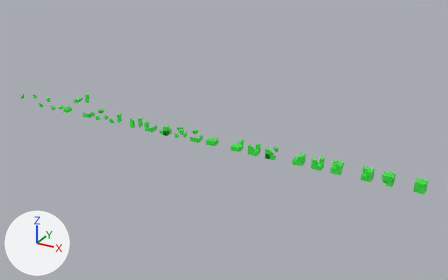
Renders of the glTF model minecraft/project/assets/MC_CIRCLE_16.glb from each side of a commit.
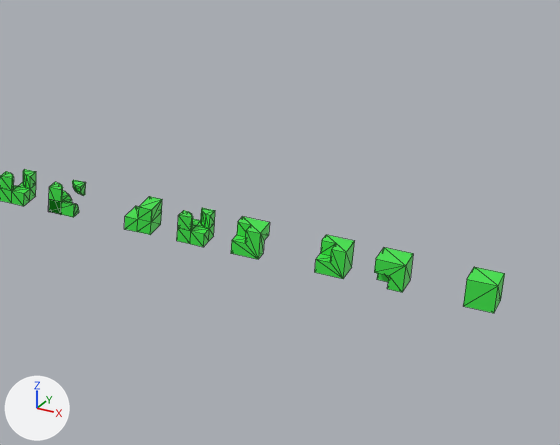
The first picture shows the older version from a camera (50 mm lens) standing at (-13.0, -60.4, 27.2) and looking at (-43.9, -4.2, -0.9). The close-ups show the older and then the newer version on the part from 55% to 100% of the width and 29% to 86% of the height of that picture. Only the edits that show in the close-ups are written down. The axes (+X, +Y, +Z) are drawn at lower left. The lights are the same throughout. The close-ups show mesh edges as thin lines. Vertices at exactly the same position are counted once.

In view in the first close-up: '01010111_circle', '01011011_circle', '01011111_circle', '01101111_circle', '11101011_circle', '11101111_circle', '11111110_circle', '11111111_circle'.
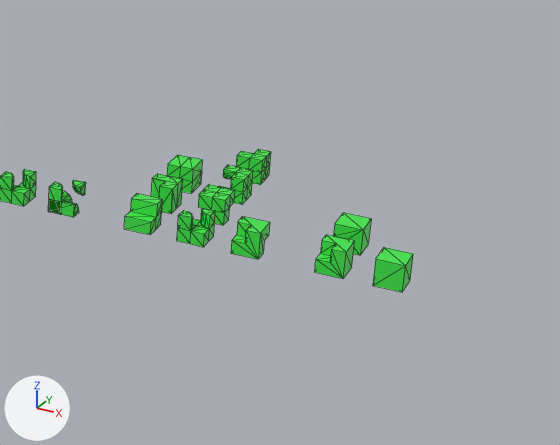
Pixel boxes [x1, y1, x2, y2] of what changed, in the close-ups (560 x 445 px):
```json
{"object": "11111111_circle", "change": "moved", "before": [463, 267, 505, 313], "after": [373, 247, 413, 292]}
{"object": "11111110_circle", "change": "moved", "before": [374, 247, 413, 292], "after": [334, 213, 371, 255]}
{"object": "01101111_circle", "change": "turned", "before": [124, 196, 162, 235], "after": [124, 193, 162, 235]}
{"object": "11111010_circle.001", "change": "added", "after": [198, 185, 235, 225], "on screen": "green"}
{"object": "11101110_circle.001", "change": "added", "after": [151, 174, 183, 214], "on screen": "green"}
{"object": "11110110_circle.001", "change": "added", "after": [167, 155, 202, 194], "on screen": "green"}
{"object": "01111110_circle.001", "change": "added", "after": [236, 149, 271, 185], "on screen": "green"}
{"object": "11100111_circle.001", "change": "added", "after": [219, 165, 253, 204], "on screen": "green"}
```

Edits to the scene script, one JSON object a line:
```json
{"block": "me_cube_035", "where": "me_cube_035.from_pydata(...)  # 17 vertices, 30 faces; spans x -0.5..0.5, y -0.5..0.5, z -0.5..0.5"}
{"block": "me_cube_035", "where": "# used by ob_01101111_circle; location = (-33.5, -7.5, 0.5)"}
{"block": "me_cube_035", "change": "me_cube_035 part 1: the whole mesh is turned 90 degrees about the z axis through its middle"}
{"op": "add", "block": "me_cube_414", "code": ["me_cube_414 = bpy.data.meshes.new('Cube.414')", "me_cube_414.from_pydata(...)  # 36 vertices, 80 faces; spans x -0.5..0.5, y -0.5..0.5, z -0.5..0.5", "me_cube_414.materials.append(mat_grass)  # green #3ee749"]}
{"op": "add", "block": "me_cube_413", "code": ["me_cube_413 = bpy.data.meshes.new('Cube.413')", "me_cube_413.from_pydata(...)  # 36 vertices, 80 faces; spans x -0.5..0.5, y -0.5..0.5, z -0.5..0.5", "me_cube_413.materials.append(mat_grass)  # green #3ee749"]}
{"op": "add", "block": "me_cube_412", "code": ["me_cube_412 = bpy.data.meshes.new('Cube.412')", "me_cube_412.from_pydata(...)  # 36 vertices, 80 faces; spans x -0.5..0.5, y -0.5..0.5, z -0.5..0.5", "me_cube_412.materials.append(mat_grass)  # green #3ee749"]}
{"op": "add", "block": "me_cube_408", "code": ["me_cube_408 = bpy.data.meshes.new('Cube.408')", "me_cube_408.from_pydata(...)  # 17 vertices, 30 faces; spans x -0.5..0.5, y -0.5..0.5, z -0.5..0.5", "me_cube_408.materials.append(mat_grass)  # green #3ee749"]}
{"op": "add", "block": "me_cube_407", "code": ["me_cube_407 = bpy.data.meshes.new('Cube.407')", "me_cube_407.from_pydata(...)  # 17 vertices, 30 faces; spans x -0.5..0.5, y -0.5..0.5, z -0.5..0.5", "me_cube_407.materials.append(mat_grass)  # green #3ee749"]}
{"op": "set", "path": "ob_11111111_circle.location", "old": "(-21.5, -7.5, 0.5)", "new": "(-24.5, -7.5, 0.5)"}
{"op": "set", "path": "ob_11111110_circle.location", "old": "(-24.5, -7.5, 0.5)", "new": "(-26.5, -5.5, 0.5)"}
{"op": "add", "block": "ob_01111110_circle_001", "code": ["ob_01111110_circle_001 = bpy.data.objects.new('01111110_circle.001', me_cube_414)", "ob_01111110_circle_001.location = (-31.5, -1.5, 0.5)"]}
{"op": "add", "block": "ob_11100111_circle_001", "code": ["ob_11100111_circle_001 = bpy.data.objects.new('11100111_circle.001', me_cube_413)", "ob_11100111_circle_001.location = (-31.5, -3.5, 0.5)"]}
{"op": "add", "block": "ob_11111010_circle_001", "code": ["ob_11111010_circle_001 = bpy.data.objects.new('11111010_circle.001', me_cube_412)", "ob_11111010_circle_001.location = (-31.5, -5.5, 0.5)"]}
{"op": "add", "block": "ob_11110110_circle_001", "code": ["ob_11110110_circle_001 = bpy.data.objects.new('11110110_circle.001', me_cube_408)", "ob_11110110_circle_001.location = (-33.5, -3.5, 0.5)"]}
{"op": "add", "block": "ob_11101110_circle_001", "code": ["ob_11101110_circle_001 = bpy.data.objects.new('11101110_circle.001', me_cube_407)", "ob_11101110_circle_001.location = (-33.5, -5.5, 0.5)"]}
```
